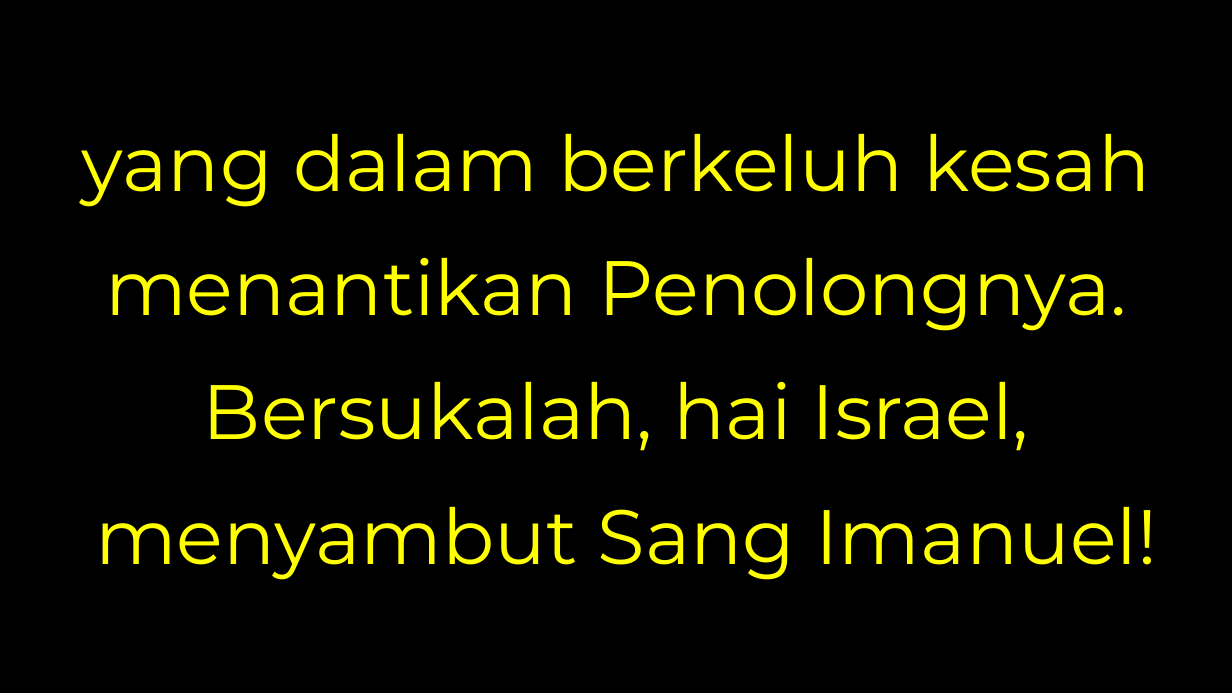
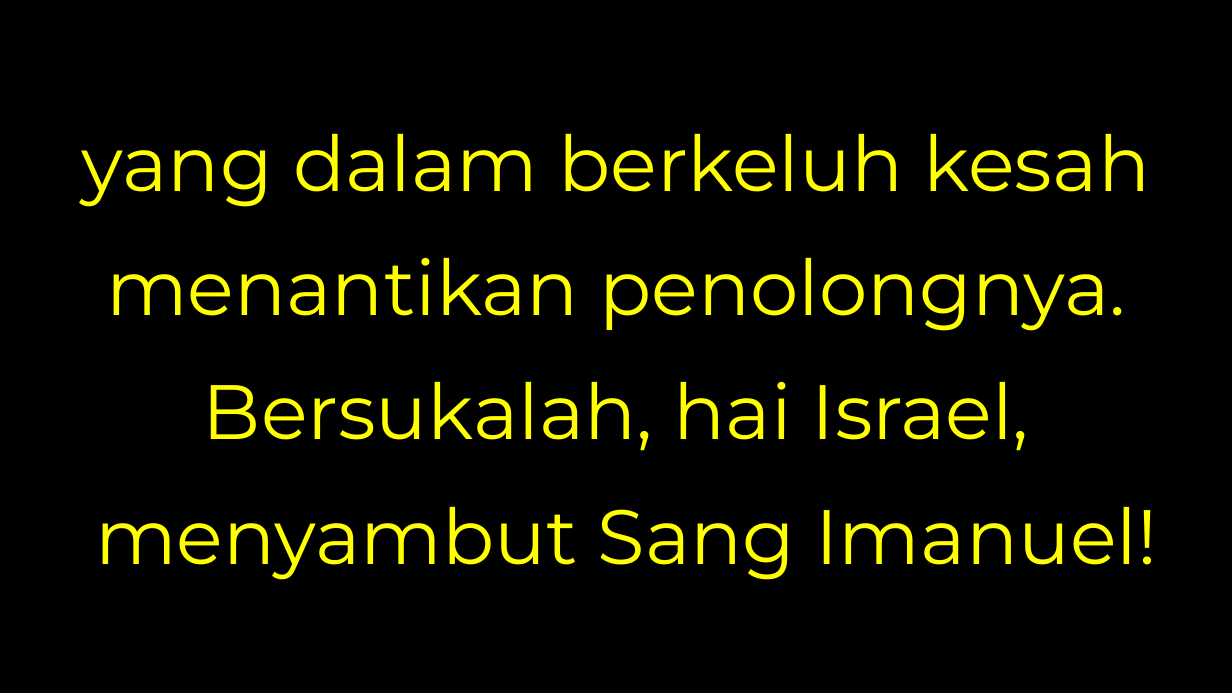
Before and after one commit to laurensius/Slide_Misa_KRC, a slide deck: slide 3 of 2020 12 tanggal 5 - 6/SLide Misa Bahasa Indonesia.pptx. Drawn at 1232x693 pixels with LibreOffice and Linux fonts; fonts in the diff are those of the drawing; background and template pictures are left out. Boxes give left, top, right and bottom in pixels: in the first picture for what was removed or moved away, otherwise in the second. Text is boxed around its words. In the diff, an @@ line names an element or a change of style, - is before the commit and + after.

```diff
--- a/2020 12 tanggal 5 - 6/SLide Misa Bahasa Indonesia.pptx
+++ b/2020 12 tanggal 5 - 6/SLide Misa Bahasa Indonesia.pptx
@@ text at [106, 258, 1126, 331]: text changed @@
-menantikan Penolongnya.
+menantikan penolongnya.
```
Also in this commit, not shown: 1 other slide changed, 2 slides added, 8 other files.
